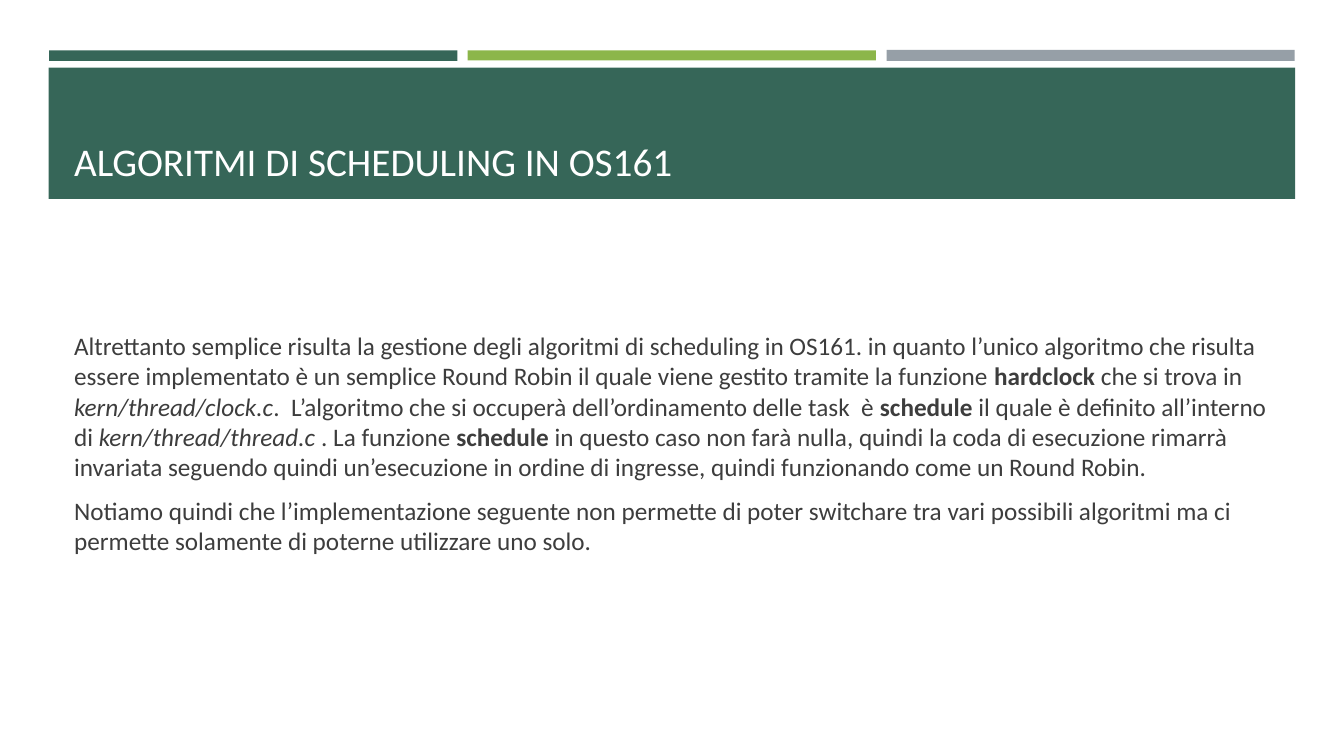
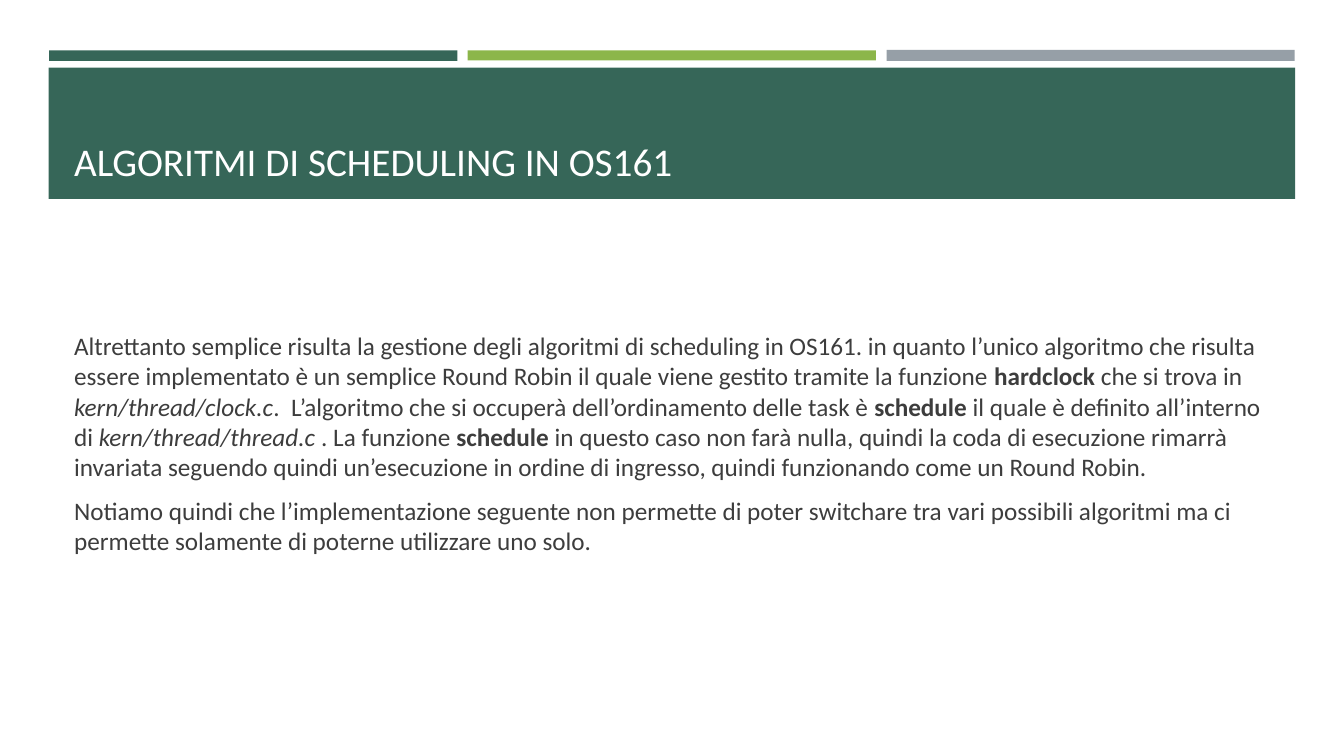
Before and after one commit to ProgrammazioneDiSistema2023-IA-ZZ/Group04, a slide deck: slide 33 of MentOS - Process Management.pptx. Drawn at 1344x756 pixels with LibreOffice and Linux fonts; fonts in the diff are those of the drawing. Boxes give left, top, right and bottom in pixels: in the first picture for what was removed or moved away, otherwise in the second. Text is boxed around its words. In the diff, an @@ line names an element or a change of style, - is before the commit and + after.

Commit message:
Added slides on Scheduling algorithms impl

```diff
--- a/MentOS - Process Management.pptx
+++ b/MentOS - Process Management.pptx
@@ text at [74, 337, 1261, 481]: text changed @@
-Altrettanto semplice risulta la gestione degli algoritmi di scheduling in OS161. in quanto l’unico algoritmo che risulta essere implementato è un semplice Round Robin il quale viene gestito tramite la funzione hardclock che si trova in kern/thread/clock.c. L’algoritmo che si occuperà dell’ordinamento delle task è schedule il quale è definito all’interno di kern/thread/thread.c . La funzione schedule in questo caso non farà nulla, quindi la coda di esecuzione rimarrà invariata seguendo quindi un’esecuzione in ordine di ingresse, quindi funzionando come un Round Robin.
+Altrettanto semplice risulta la gestione degli algoritmi di scheduling in OS161. in quanto l’unico algoritmo che risulta essere implementato è un semplice Round Robin il quale viene gestito tramite la funzione hardclock che si trova in kern/thread/clock.c. L’algoritmo che si occuperà dell’ordinamento delle task è schedule il quale è definito all’interno di kern/thread/thread.c . La funzione schedule in questo caso non farà nulla, quindi la coda di esecuzione rimarrà invariata seguendo quindi un’esecuzione in ordine di ingresso, quindi funzionando come un Round Robin.
```
Also in this commit, not shown: 1 other file.
